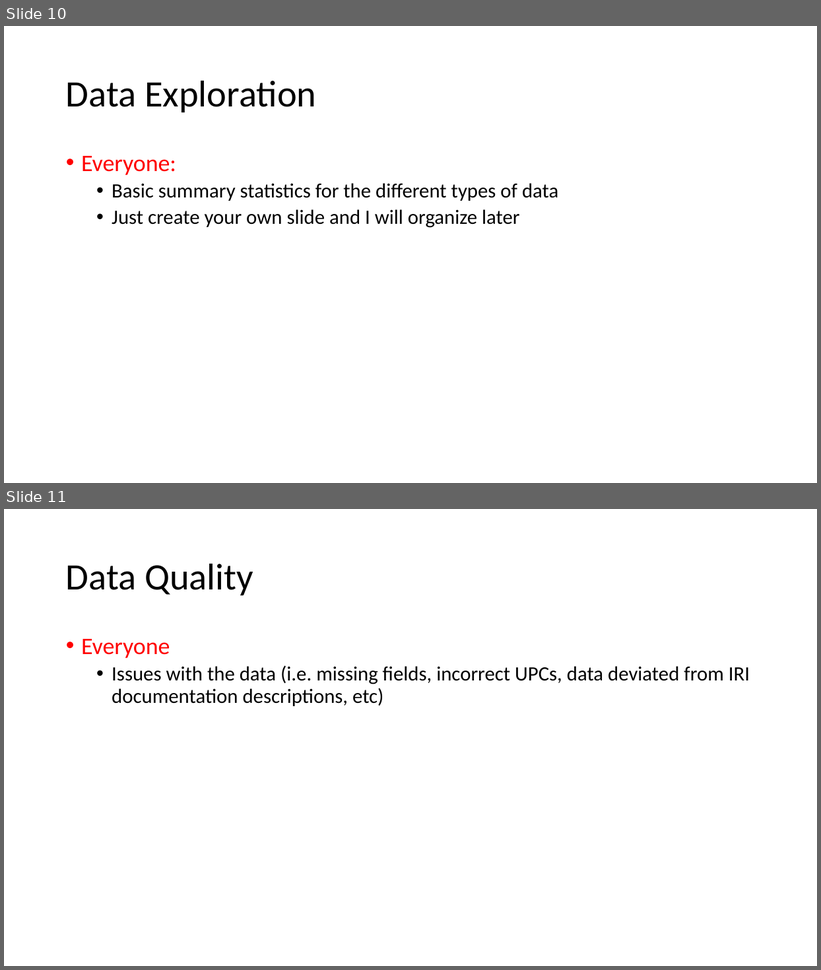
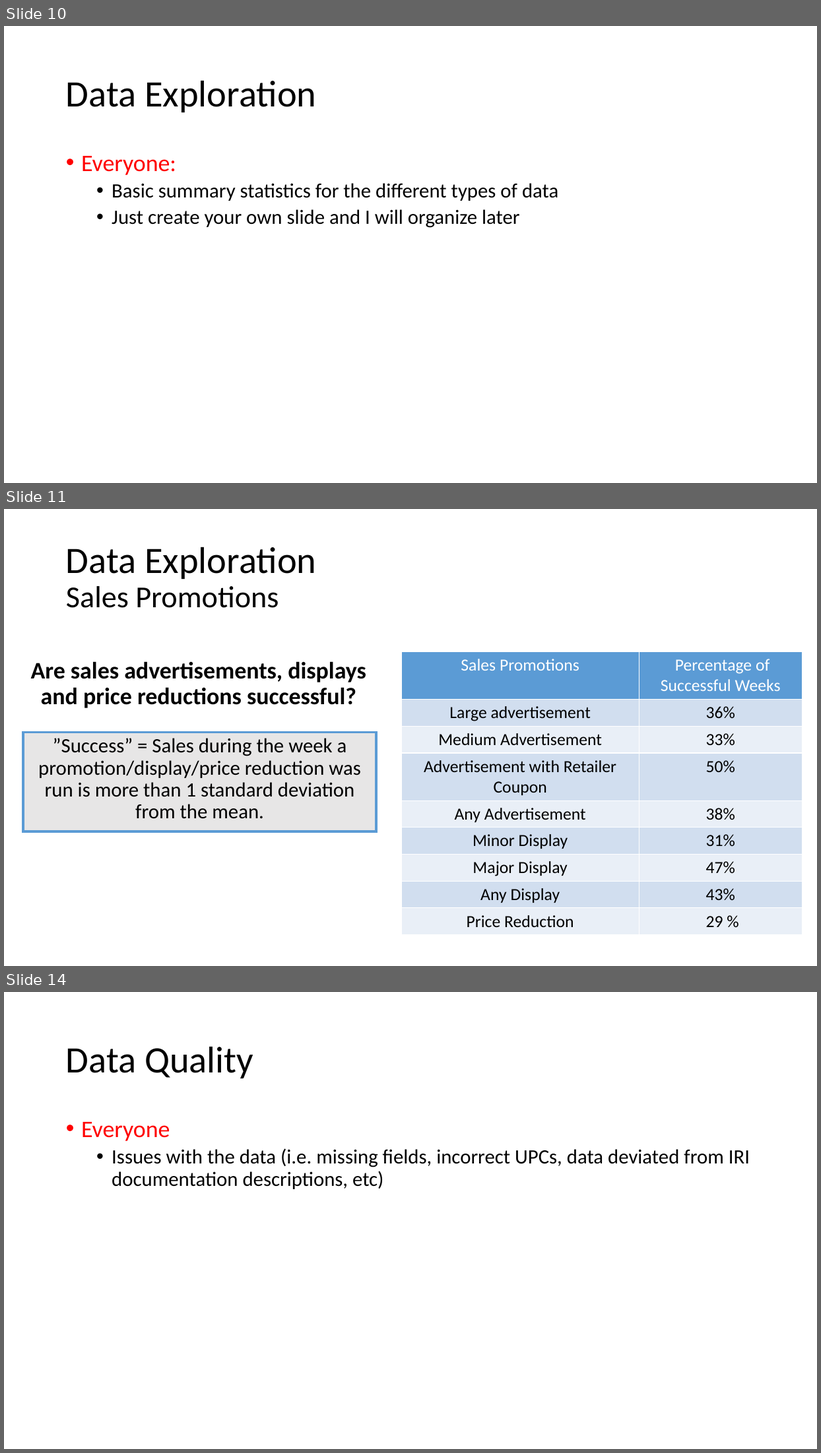
Before and after one commit to mGalarnyk/Machine_Learning_Froyo, a slide deck: Current_Powerpoint/Froyo_v2.pptx. Shown one above the other, each under a label of ours: slides 10 and 11 before the commit, slides 10, 11 and 14 after it; the slides between them are not shown. The pictures are 821x970 and 821x1453 pixels, drawn with LibreOffice and Linux fonts; fonts in the diff are those of the drawing. Boxes give left, top, right and bottom in pixels: in the first picture for what was removed or moved away, otherwise in the second. Text is boxed around its words. In the diff, an @@ line names an element or a change of style, - is before the commit and + after.

```diff
--- a/Current_Powerpoint/Froyo_v2.pptx
+++ b/Current_Powerpoint/Froyo_v2.pptx
@@ slide 11 added at bbox=[4, 509, 817, 966], background #FFFFFF @@
@@ title added at bbox=[66, 547, 316, 608], 44 pt, text #000000 @@
+Data Exploration
+Sales Promotions
@@ text added at bbox=[31, 661, 366, 708], 28 pt, text #000000, bold @@
+Are sales advertisements, displays and price reductions successful?
@@ table added at bbox=[402, 652, 803, 931], 9 rows, 2 columns @@
+Sales Promotions | Percentage of Successful Weeks
+Large advertisement | 36%
+Medium Advertisement | 33%
+Advertisement with Retailer Coupon | 50%
+Any Advertisement | 38%
+Minor Display | 31%
+Major Display | 47%
+Any Display | 43%
+Price Reduction | 29 %
@@ rectangle added at bbox=[23, 732, 376, 832], fill #E7E6E6, outline #5B9BD5 3 pt, 24 pt, text #000000 @@
+”Success” = Sales during the week a promotion/display/price reduction was run is more than 1 standard deviation from the mean.
@@ what was slide 11 is now slide 14 @@
```
Also in this commit, not shown: 1 slide changed, 2 other slides added, 2 other files.
